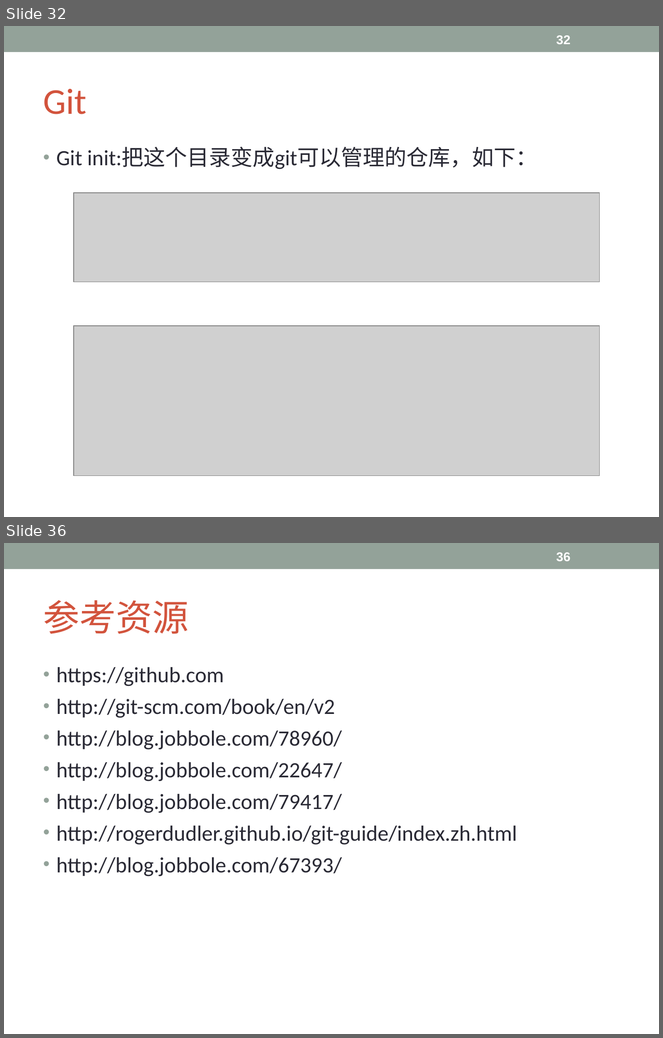
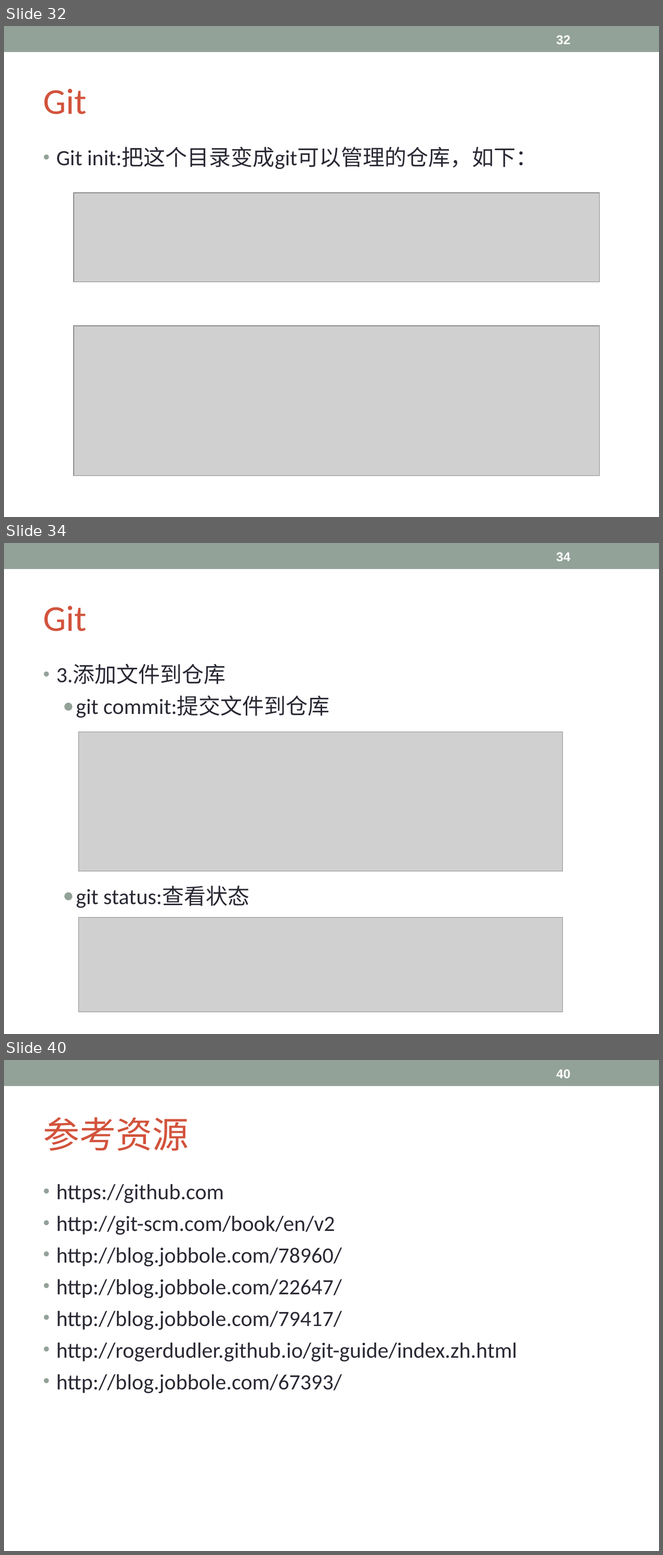
Before and after one commit to Lyon-NEU/Git, a slide deck: git.ppt. Shown one above the other, each under a label of ours: slides 32 and 36 before the commit, slides 32, 34 and 40 after it; the slides between them are not shown. The pictures are 663x1038 and 663x1555 pixels, drawn with LibreOffice and Linux fonts; fonts in the diff are those of the drawing; grey boxes stand for pictures. Boxes give left, top, right and bottom in pixels: in the first picture for what was removed or moved away, otherwise in the second. Text is boxed around its words. In the diff, an @@ line names an element or a change of style, - is before the commit and + after.

```diff
--- a/git.ppt
+++ b/git.ppt
@@ slide 34 added at [4, 543, 659, 1034], background #FFFFFF; not listed: 1 template element that a slide beside it also shows @@
@@ page number added at [556, 552, 570, 561], 14 pt, text #FFFFFF, bold @@
+34
@@ title added at [44, 606, 87, 631], 40 pt, text #D2533C @@
+Git
@@ text added at [57, 665, 330, 909], 24 pt, text #292934 @@
+• 3.添加文件到仓库
+  ● git commit:提交文件到仓库
+  ● git status:查看状态
@@ picture added at [79, 732, 563, 871] @@
@@ picture added at [79, 918, 563, 1012] @@
@@ what was slide 36 is now slide 40 @@
@@ page number at [556, 1069, 570, 1078]: text changed @@
-36
+40
```
Also in this commit, not shown: 1 slide changed, 5 other slides added, 2 slides removed.
